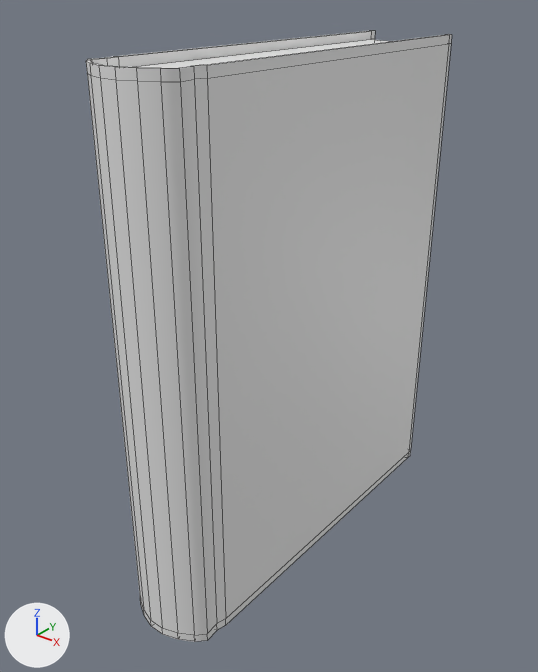
An edit to the FBX model Assets/05_Models/Props/Book_1.fbx, drawn before and after from the same camera.
The view is the same before and after, from a camera (50 mm lens) standing at (-1.2999, -0.266, 7.2553) and looking at (-1.5052, -0.0093, 7.0962). Lighting does not change. The marker at lower left points along +X, +Y and +Z. Mesh edges are drawn as thin lines.

Objects in the first picture: 'Book_1'.
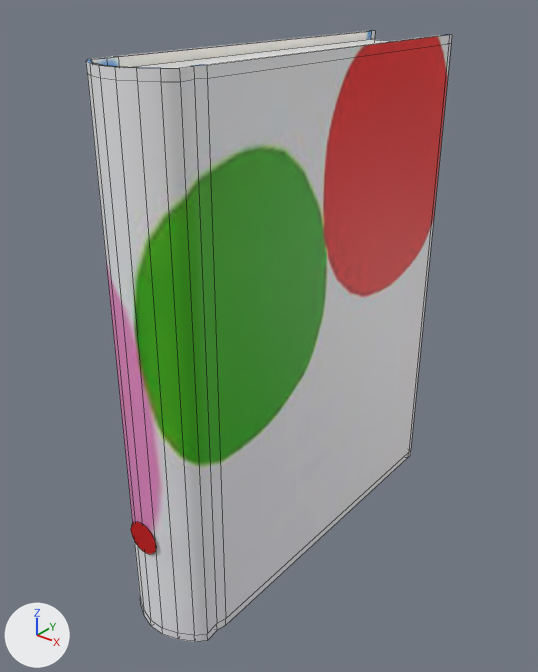
The newer file is also turned or shifted as a whole; pictures and numbers use the older file's frame.

Boxes (x1, y1, x2, y2) around the edits, measured in the pictures (538 x 672 px):
part 1 of me_book_1, added (red): after (131, 522, 156, 554)
part 2 of me_book_1, recoloured: (86, 30, 450, 633) in both

Diff of the bpy script that builds the scene:
```diff
--- a/Assets/05_Models/Props/Book_1.fbx.py
+++ b/Assets/05_Models/Props/Book_1.fbx.py
@@ img_books_b_jpg @@
+img_books_b_jpg = load_image('Books_B.jpg', '../../04_Images/Textures/Books_B.jpg', 1024, 1024, 'sRGB')
@@ mat_book @@
+mat_book = principled_material('Book')
+mat_book.texture = img_books_b_jpg
@@ me_book_1 @@
 # used by ob_book_1; location = (-1.5, 0.0, 6.9787)
-me_book_1.from_pydata(...)  # 136 vertices, 122 faces; spans x -0.023..0.023, y -0.1..0.1, z 0.0..0.25
+me_book_1.from_pydata(...)  # 152 vertices, 123 faces; spans x -0.023..0.023, y -0.101..0.1, z 0.0..0.25
+# me_book_1 part 1: a new loose piece of 16 vertices spanning x -0.011..0.005, y -0.101, z 0.047..0.063, in mat_book (picture img_books_b_jpg)
+# me_book_1 part 2: 122 faces spanning x -0.023..0.023, y -0.1..0.1, z 0.0..0.25 switch from no material to mat_book (picture img_books_b_jpg)
```
